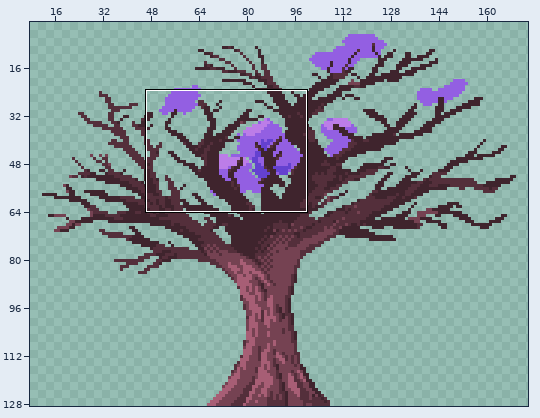
A pixel-art file gets an edit: ! External Files/tree attempt two.aseprite. Above, an overview of the earlier version with the close-up marked.
Close-up. First the earlier version:
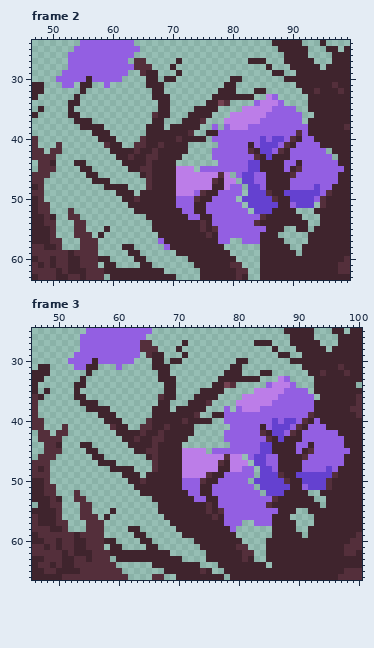
179x129 pixels, 6 frames. Shown: frame 2: x 47..99, y 24..63; frame 3: x 46..100, y 25..66. The wide view leaves out empty margins. The commit also changed other frames or places, which this record leaves out.
After the commit:
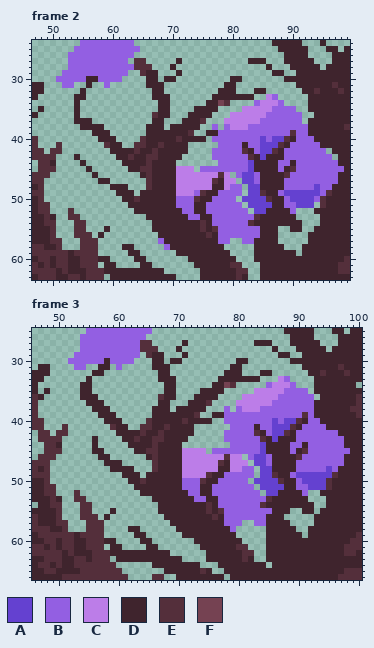
Palette (. is transparent): A #6441d0  B #935fe2  C #bc7de8  D #3f242d  E #542f3b  F #754252
Difference:
Changed rows in their new state; - is an unchanged pixel.
Frame 2, layer "bark":
first column x 53:
30 ----D-----------------------------------
31 --.-------------------------------------
33 --D-------------------------------------
34 .---------------------------------------
35 .D--------------------------------------
36 .---------------------------------------
39 -------------------------------------EB-
40 ------------------------------------EDB-
41 -----------------------------DB----EDB--
42 -----------------------------EDB--EDB---
43 -D----------------------------EDAD--B---
44 -.-----------------------------D---B-DB-
45 --.----------------------------D---BDEB-
46 ---.----------------------------D---EB--
47 ----.---------------------------D---B---
48 ------.-------------------------D---B---
49 --------------------------------ED-B----
50 ---------------------------------ED-B---
51 ----------------------------------D-B---
52 ---------------------------------D---B--
53 -------------------------------ED-----.-
54 ------------------------------ED-------.
55 --------------------------------D--.-D-.
57 -------------------------------D---.----
58 -------------------------------D----.---
59 -------------------------------D--------
60 -------------------------------D--------
Frame 3, layer "bark":
first column x 53:
30 ---B-D-----------------------------------
31 --..DD-----------------------------------
32 --.DD------------------------------------
33 -.D--------------------------------------
34 .-D--------------------------------------
35 .DD--------------------------------------
36 .-DD-------------------------------------
37 -.--D------------------------------------
38 --.--------------------------------------
39 --------------------------------------EB-
40 -------------------------------------EDB-
41 ------------------------------DB----EDB--
42 ------------------------------EDB--EDB---
43 ---D---------------------------EDAD--B---
44 -..D----------------------------D---B-DB-
45 --.-D---------------------------D---BDEB-
46 ---.-D---------------------------D---EB--
47 ----.--D-------------------------D---B---
48 ---------------------------------D---B---
49 ---------------------------------ED-B----
50 ----------------------------------ED-B---
51 -----------------------------------D-B---
52 ----------------------------------D---B--
53 --------------------------------ED-----.-
54 -------------------------------ED-------.
55 ---------------------------------D--.-D-.
56 --------------------------------D--.-----
57 --------------------------------D---.----
58 --------------------------------D--------
59 --------------------------------D--------
Boxes around the changes in both close-ups, in picture pixels (x1, y1, x2, y2):
changed: (68, 76, 98, 118)
changed: (242, 130, 308, 262)
changed: (74, 154, 110, 190)
changed: (74, 358, 110, 412)
changed: (254, 412, 320, 538)
changed: (80, 436, 122, 466)
